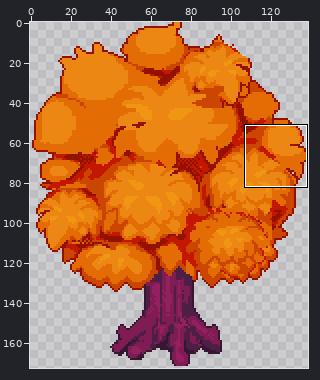
A sprite sheet gets an edit: environment/tree1.png. The first picture is a wide view before the edit; the outline marks the close-up.
Close-up. Before the commit:
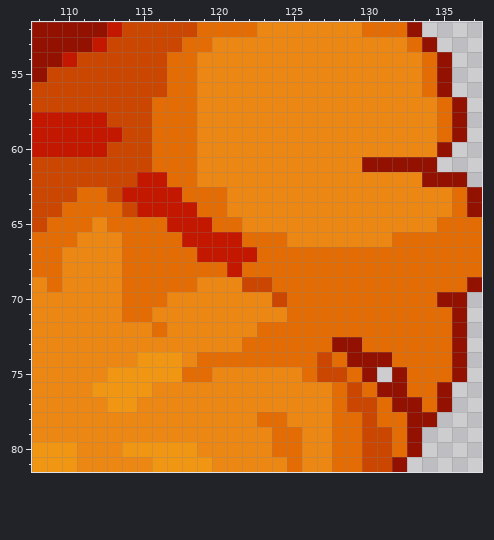
The file is 139x173 pixels. Shown: x 108..137, y 52..81. The commit also changed other parts of the picture, which this record leaves out.
Now the later version:
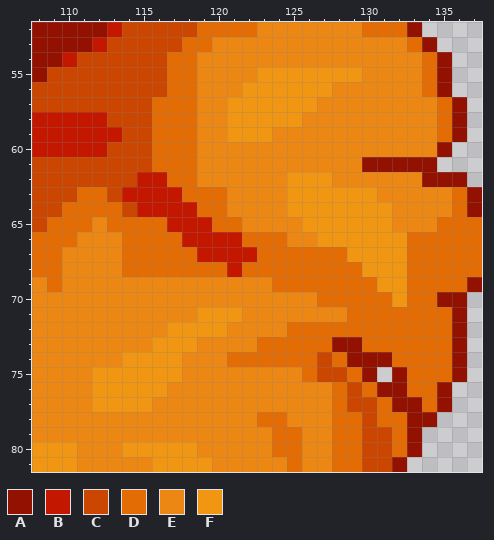
Palette (. is transparent): A #921100  B #c41700  C #cb4600  D #e36d04  E #ed8713  F #f19613
From old to new:
@@ x 108..137 @@
 54 AABCCCCCCDDEEEEEEEEEEEEEEEDA..
-55 ACCCCCCCCDDEEEEEEEEEEEEEEEDA..
-56 CCCCCCCCCDDEEEEEEEEEEEEEEEDA..
-57 CCCCCCCCDDDEEEEEEEEEEEEEEEEDA.
-58 BBBBBCCCDDDEEEEEEEEEEEEEEEEDA.
-59 BBBBBBCCDDDEEEEEEEEEEEEEEEEDA.
+55 ACCCCCCCCDDEEEEFFFFFFFEEEEDA..
+56 CCCCCCCCCDDEEEFFFFFFEEEEEEDA..
+57 CCCCCCCCDDDEEFFFFFFEEEEEEEEDA.
+58 BBBBBCCCDDDEEFFFFFEEEEEEEEEDA.
+59 BBBBBBCCDDDEEFFFEEEEEEEEEEEDA.
 60 BBBBBCCCDDDEEEEEEEEEEEEEEEEA..
 61 CCCCCCCCDDDEEEEEEEEEEEAAAAA...
-62 CCCCCCCBBDDEEEEEEEEEEEEEEEAAA.
-63 CCCDDCBBBBDDDEEEEEEEEEEEEEEEDA
-64 CCDDDDCBBBBDDEEEEEEEEEEEEEEEDA
-65 CDDDEDDDDBBBDDEEEEEEEEEEEEEDDD
-66 DDDEEEDDDDBBBBDDDEEEEEEEDDDDDD
-67 DDEEEEDDDDDBBBBDDDDDDDDDDDDDDD
-68 DDEEEEDDDDDDDBDDDDDDDDDDDDDDDD
-69 EDEEEEDDDDDEEECCDDDDDDDDDDDDDA
-70 EEEEEEDDDEEEEEEECDDDDDDDDDDAA.
-71 EEEEEEDDEEEEEEEEEDDDDDDDDDDDA.
-72 EEEEEEEEDEEEEEEDDDDDDDDDDDDDA.
-73 EEEEEEEEEEEEEEDDDDDDAADDDDDDA.
-74 EEEEEEEFFFEDDDDDDDDCDAAADDDDA.
-75 EEEEEFFFFFDDEEEEEEDCCDA.ADDDA.
-76 EEEEFFFFEEEEEEEEEEEEDCDAADDA..
-77 EEEEEFFEEEEEEEEEEEEEDCCDAADA..
+62 CCCCCCCBBDDEEEEEEFFFEEEEEEAAA.
+63 CCCDDCBBBBDDDEEEEFFFFFFEEEEEDA
+64 CCDDDDCBBBBDDEEEEFFFFFFFEEEEDA
+65 CDDDEDDDDBBBDDEEEEFFFFFFEEEDDD
+66 DDDEEEDDDDBBBBDDDEEFFFFFFDDDDD
+67 DDEEEEDDDDDBBBBDDDDDDFFFFDDDDD
+68 DDEEEEDDDDDDDBDDDDDDDDFFFDDDDD
+69 EDEEEEEEEEEEEEEEDDDDDDDFFDDDDA
+70 EEEEEEEEEEEEEEEEEEEDDDDDFDDAA.
+71 EEEEEEEEEEEFFFEEEEEEEDDDDDDDA.
+72 EEEEEEEEEFFFFEEEEDDDDDDDDDDDA.
+73 EEEEEEEEFFFEEEEDDDDDAADDDDDDA.
+74 EEEEEEFFFFEEEDDDDDDCDAAADDDDA.
+75 EEEEFFFFFFEEEEEEEEDCCDA.ADDDA.
+76 EEEEFFFFFEEEEEEEEEEEDCDAADDA..
+77 EEEEFFFFEEEEEEEEEEEEDCCDAADA..
 78 EEEEEEEEEEEEEEEDDEEEDDCDDAA...
Changed places in both close-ups, as pixel boxes (x1, y1, x2, y2):
changed: (92, 67, 407, 412)
